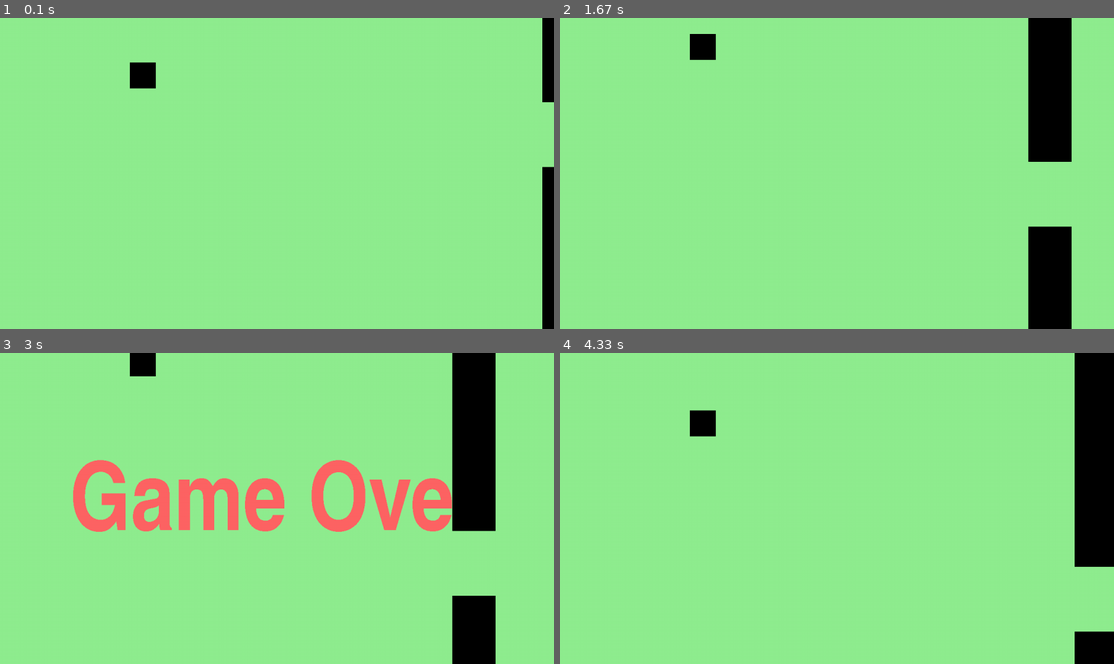
Above: before the commit, frames 1-4 (two rows, left to right).
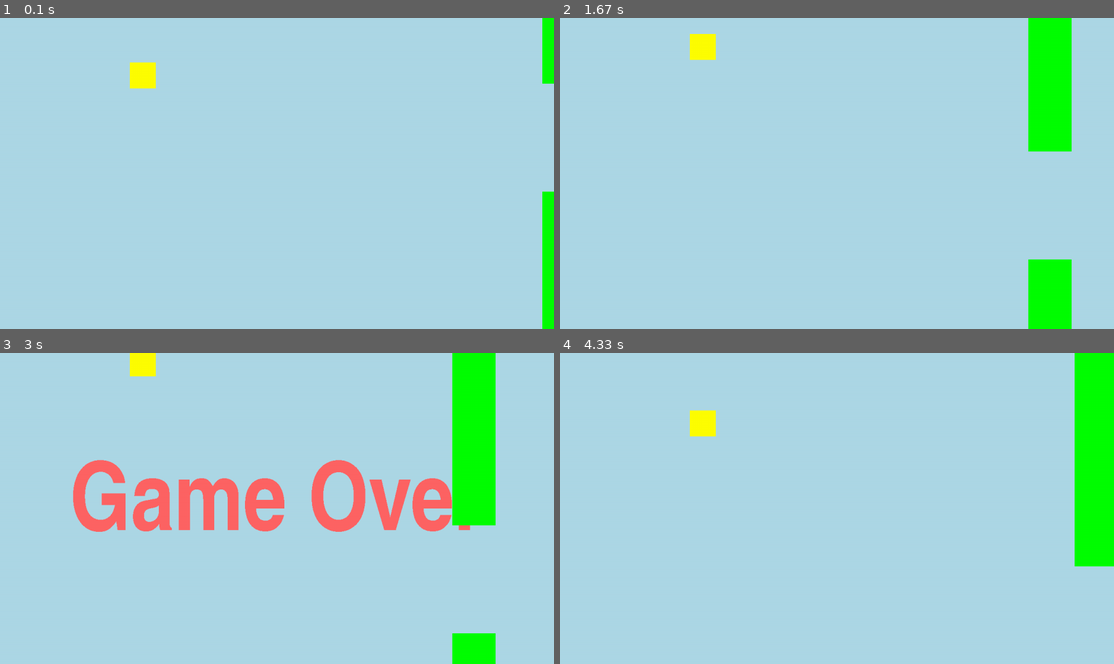
Above: after the commit, the same moments.

Repository: DoubtingFive/Python
Game: pygame game, started from flappy.py
Same seed, same stepped clock (60 frames per second), same inputs: the game is played once before the commit and once after it.
Inputs (mouse positions are in pixels of both pictures, inside the frame that each line leads up to):
- Up to frame 1 (0.1 s): no input
- Up to frame 2 (1.67 s): click (837, 173) at 0.38 s; click (837, 195) at 0.72 s; click (665, 126) at 1.05 s; click (1041, 282) at 1.38 s
- Up to frame 3 (3 s): click (288, 402) at 1.72 s; click (249, 589) at 2.05 s; click (260, 455) at 2.38 s; click (199, 443) at 2.72 s
- Up to frame 4 (4.33 s): click (981, 480) at 3.05 s; click (1008, 502) at 3.38 s; click (953, 452) at 3.72 s; click (676, 449) at 4.05 s

The runs differ from the first frame. In frame 1, 100% of the frame differs, in the area x 0-100%, y 0-100%; in frame 2, 100%; in frame 3, 94%; in frame 4, 100%.

Commit message:
Update flappy.py

Diff:
--- a/flappy.py
+++ b/flappy.py
@@ -11,6 +11,12 @@
 text_surface = text_font.render('Game Over', False, (255, 100, 100))
 gameoverTextWidth = text_surface.get_width()/2
 gameoverTextHeight = text_surface.get_height()/2
+
+colors = ("lightblue",(255,255,0),(0,255,0))
+# colors[x]
+# x - background
+# x - bird
+# x - obstacles
 
 y = 100
 vY = 0
@@ -31,7 +37,7 @@
     for event in pygame.event.get():
         if event.type == pygame.QUIT:
             running = False
-        if event.type == pygame.MOUSEBUTTONDOWN:
+        if event.type == pygame.MOUSEBUTTONDOWN or event.type == pygame.K_SPACE:
             if isGame:
                 vY = 500
             else:
@@ -40,22 +46,24 @@
                 spawner = 0
                 isGame = True
                 obstacles = []
-    screen.fill("lightgreen")
+    screen.fill(colors[0])
     # is game or gameover
     if isGame:
         if spawner <= screenWidth-step:
             spawner = screenWidth
-            randomY = random.randint(-350,0)
-            yDown = randomY+400+250
-            obstacles.append([len(obstacles),screenWidth,randomY,yDown])
+            randomY = random.randint(-400,0)
+            yDown = randomY+step*1.25
+            obstacles.append([screenWidth,randomY,yDown])
         else: spawner -= speed*fps
         vY += g*fps
         y -= vY * fps
         for i in range(len(obstacles)):
-            obstacles[i][1] -= speed * fps
-            if (obstacles[i][1] > 300 and obstacles[i][1] < 360):
-                if (obstacles[i][2]+500 > y or y > obstacles[i][3]):
-                    collision = True
+            obstacles[i][0] -= speed * fps
+            if obstacles[i][0] <= 360 and obstacles[i][0]+100 >= 300 and (obstacles[i][1]+500 >= y or y+60 >= obstacles[i][2]):
+                print(f"X obstacle: {obstacles[i][0]} | Y1 obstacle: {obstacles[i][1]} | Y2 obstacle: {obstacles[i][2]} | y: {y}")
+                print(f"{obstacles[i][0]} <= 360 and {obstacles[i][0]+100} >= 300 and ({obstacles[i][1]+500} >= {y} or {y+60} >= {obstacles[i][2]})")
+                print(f"{obstacles[i][0] <= 360} and {obstacles[i][0]+100 >= 300} and ({obstacles[i][1]+500 >= y} or {y+60 >= obstacles[i][2]})")
+                collision = True
     else:
         if textBlinkCooldown < 0:
             textBlinkCooldown = textBlink
@@ -66,8 +74,8 @@
 
     # obstacles render
     for i in range(len(obstacles)):
-        pygame.draw.rect(screen,(0,0,0),pygame.Rect(obstacles[i][1],obstacles[i][2],100,500))
-        pygame.draw.rect(screen,(0,0,0),pygame.Rect(obstacles[i][1],obstacles[i][3],100,500))
+        pygame.draw.rect(screen,colors[2],pygame.Rect(obstacles[i][0],obstacles[i][1],100,500))
+        pygame.draw.rect(screen,colors[2],pygame.Rect(obstacles[i][0],obstacles[i][2],100,500))
 
     # does he lose already
     if ((y < 0 or y > 660) and isGame) or collision:
@@ -75,7 +83,7 @@
         isText = True
         textBlinkCooldown = textBlink
         collision = False
-    pygame.draw.rect(screen,(0,0,0),pygame.Rect(300,y,60,60))
+    pygame.draw.rect(screen,colors[1],pygame.Rect(300,y,60,60))
     pygame.display.flip()
 
     fps = clock.tick(60)/1000
